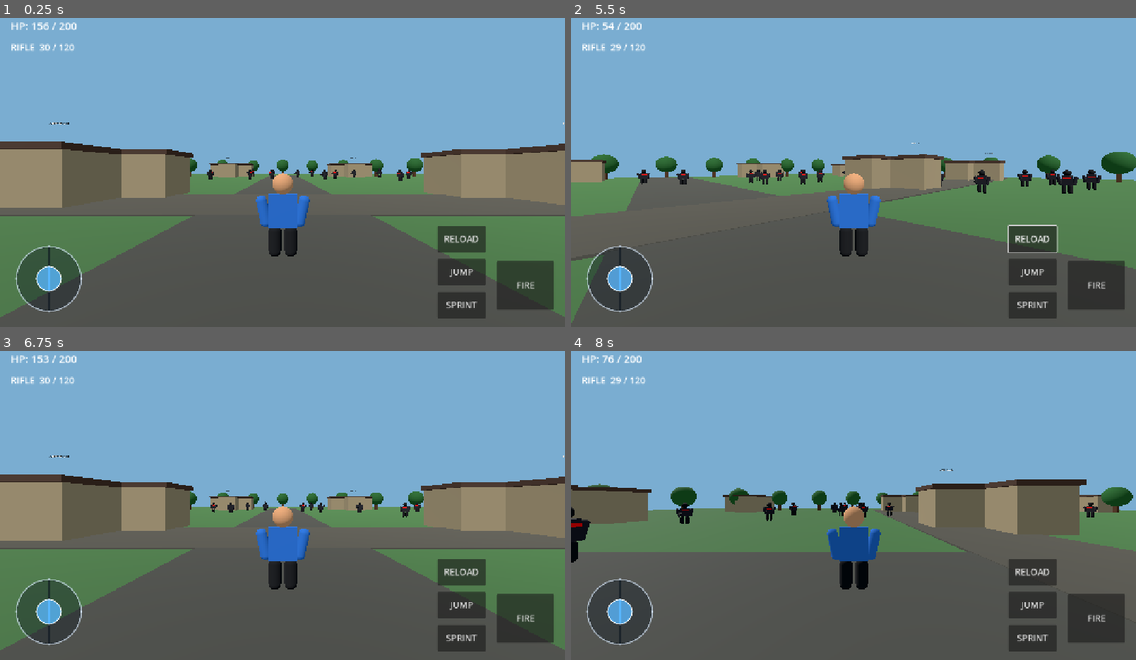
Above: before the commit, frames 1-4 (two rows, left to right).
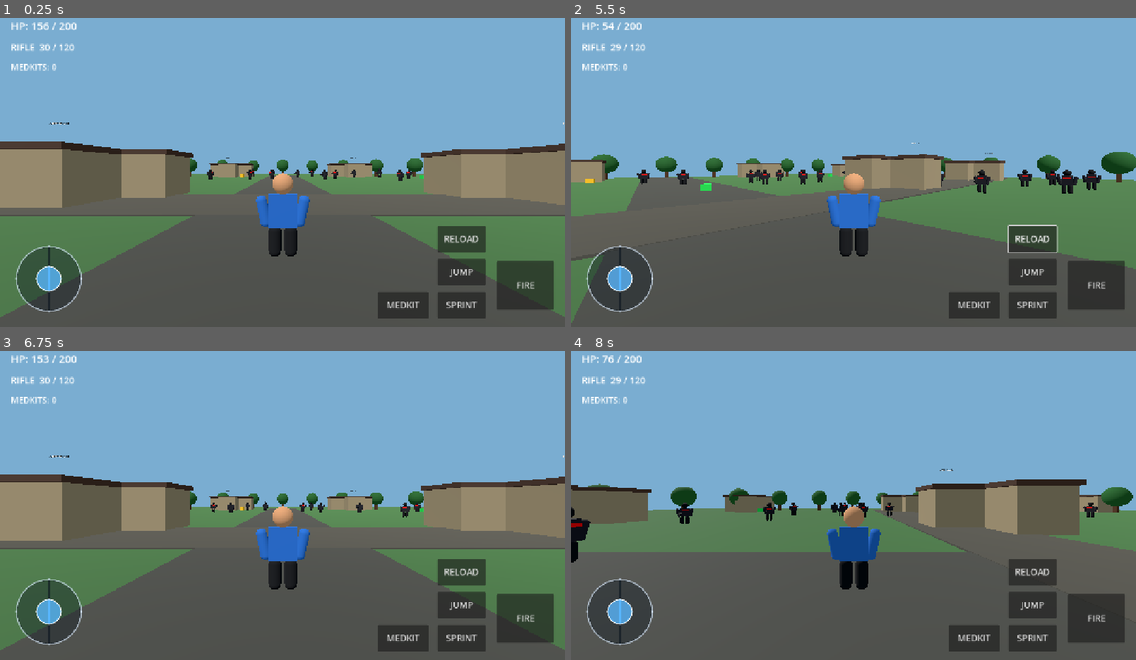
Above: after the commit, the same moments.

Repository: suhansarkerzzz-afk/Free-Fire-2017-Classic-Remastered
Game: Godot game, scene res://scenes/main.tscn
Same seed, same stepped clock (60 frames per second), same inputs: the game is played once before the commit and once after it.
Inputs (mouse positions are in pixels of both pictures, inside the frame that each line leads up to):
- Up to frame 1 (0.25 s): no input
- Up to frame 2 (5.5 s): click (972, 305) at 0.5 s, where only the run after the commit has a clickable "MEDKIT"; click "FIRE" at 1.25 s; click "JUMP" at 2 s; click "PLAY AGAIN" at 2.75 s; click "SPRINT" at 3.5 s; click "RELOAD" at 4.25 s; move the mouse to (977, 150) at 5.02 s; hold D (move_right) from 5.03 s (still down); tap F (fire) at 5.1 s; click (977, 150) at 5.17 s
- Up to frame 3 (6.75 s): release D (move_right) at 5.75 s; click "PLAY AGAIN" at 5.75 s; drag from (169, 517) to (254, 564) at 6.52 s
- Up to frame 4 (8 s): move the mouse to (910, 431) at 7.27 s; hold D (move_right) from 7.28 s (still down); tap F (fire) at 7.35 s

The runs differ from the first frame. In frame 1, 0.9% of the frame differs, in the area x 2-76%, y 14-98%; in frame 2, 0.9%; in frame 3, 0.9%; in frame 4, 0.9%.

Commit message:
Add ammo and medkit pickup inventory

Diff:
--- a/GodotPort/scripts/main.gd
+++ b/GodotPort/scripts/main.gd
@@ -19,6 +19,8 @@
 var move_pad: Panel
 var move_knob: Panel
 var game_over_panel: PanelContainer
+var medkit_count := 0
+var inventory_label: Label
 var match_started := false
 var kills := 0
 var rng := RandomNumberGenerator.new()
@@ -317,6 +319,8 @@
     _make_mobile_button("RELOAD", Vector2(-290, -230), Vector2(110, 60), func(): player.reload_weapon())
     _make_mobile_button("JUMP", Vector2(-290, -155), Vector2(110, 60), func(): _jump_player())
     _make_mobile_button("SPRINT", Vector2(-290, -80), Vector2(110, 60), func(): player.sprinting = not player.sprinting)
+    _make_mobile_button("MEDKIT", Vector2(-425, -80), Vector2(115, 60), _use_medkit)
+    inventory_label = _make_hud_label("MEDKITS: 0", Vector2(24, 116), Vector2(260, 38), 19)
     _make_move_pad()
 
 func _make_move_pad() -> void:
@@ -374,6 +378,49 @@
         button.button_up.connect(up)
     hud_layer.add_child(button)
 
+func _spawn_loot() -> void:
+    # Lightweight proximity pickups: green medkits and yellow rifle-ammo crates.
+    var pickup_points := [Vector3(-34, 0.7, -25), Vector3(-8, 0.7, -28), Vector3(25, 0.7, -24), Vector3(35, 0.7, 12), Vector3(-30, 0.7, 24), Vector3(8, 0.7, 28), Vector3(0, 0.7, -8), Vector3(0, 0.7, 18)]
+    for i in range(pickup_points.size()):
+        var is_medkit := i % 2 == 0
+        var pickup := Area3D.new()
+        pickup.name = "MedkitPickup" if is_medkit else "AmmoPickup"
+        pickup.position = pickup_points[i]
+        pickup.collision_layer = 0
+        pickup.collision_mask = 1
+        var shape_node := CollisionShape3D.new()
+        var sphere := SphereShape3D.new()
+        sphere.radius = 1.35
+        shape_node.shape = sphere
+        pickup.add_child(shape_node)
+        var visual := MeshInstance3D.new()
+        var mesh := BoxMesh.new()
+        mesh.size = Vector3(0.65, 0.55, 0.65)
+        visual.mesh = mesh
+        visual.material_override = _make_material(Color(0.12, 0.82, 0.28) if is_medkit else Color(0.95, 0.72, 0.12))
+        pickup.add_child(visual)
+        add_child(pickup)
+        pickup.body_entered.connect(func(body: Node3D):
+            if body != player:
+                return
+            if is_medkit:
+                medkit_count += 1
+            else:
+                player.reserve_ammo += 60
+                player.ammo_changed.emit(player.ammo, player.reserve_ammo)
+            if inventory_label:
+                inventory_label.text = "MEDKITS: %d" % medkit_count
+            pickup.queue_free()
+        )
+
+func _use_medkit() -> void:
+    if medkit_count <= 0 or not is_instance_valid(player) or player.health >= player.MAX_HEALTH:
+        return
+    medkit_count -= 1
+    player.heal(70.0)
+    if inventory_label:
+        inventory_label.text = "MEDKITS: %d" % medkit_count
+
 func _fire_pressed() -> void:
     if player:
         player.firing = true
@@ -393,6 +440,7 @@
     menu_layer.hide()
     hud_layer.show()
     _spawn_bots()
+    _spawn_loot()
     _update_bot_count()
 
 func _process(_delta: float) -> void:
